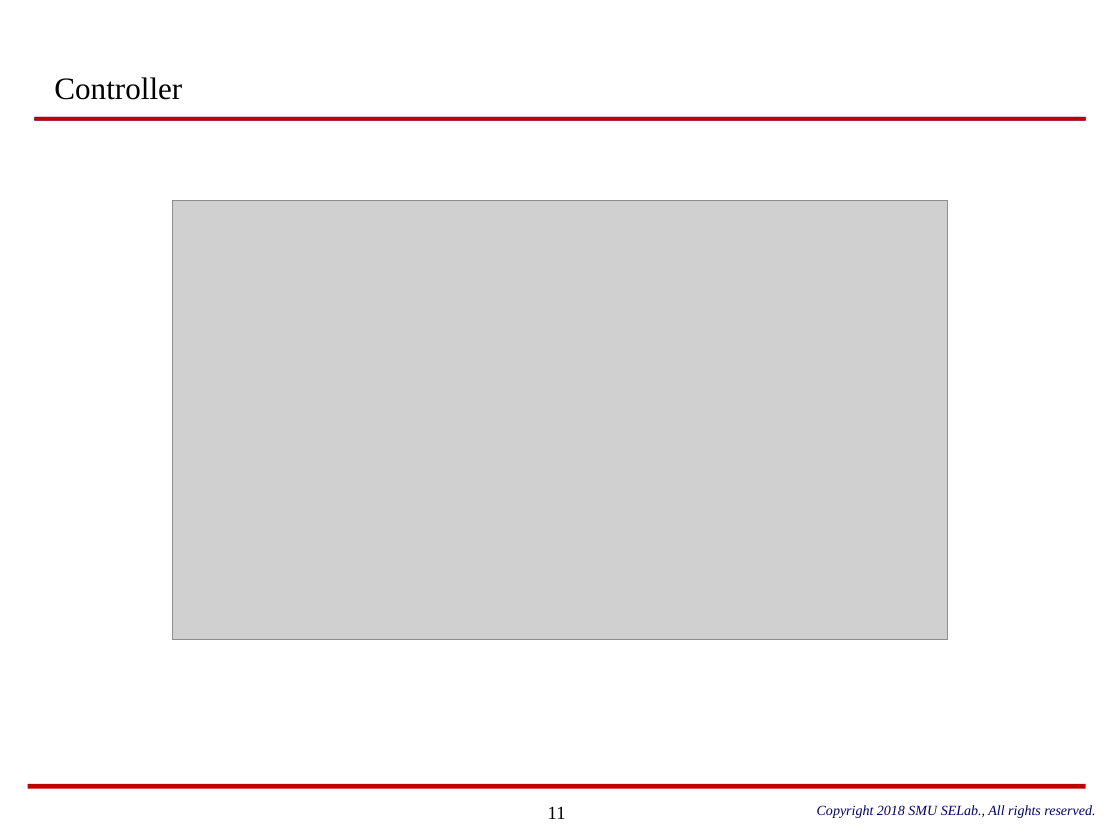
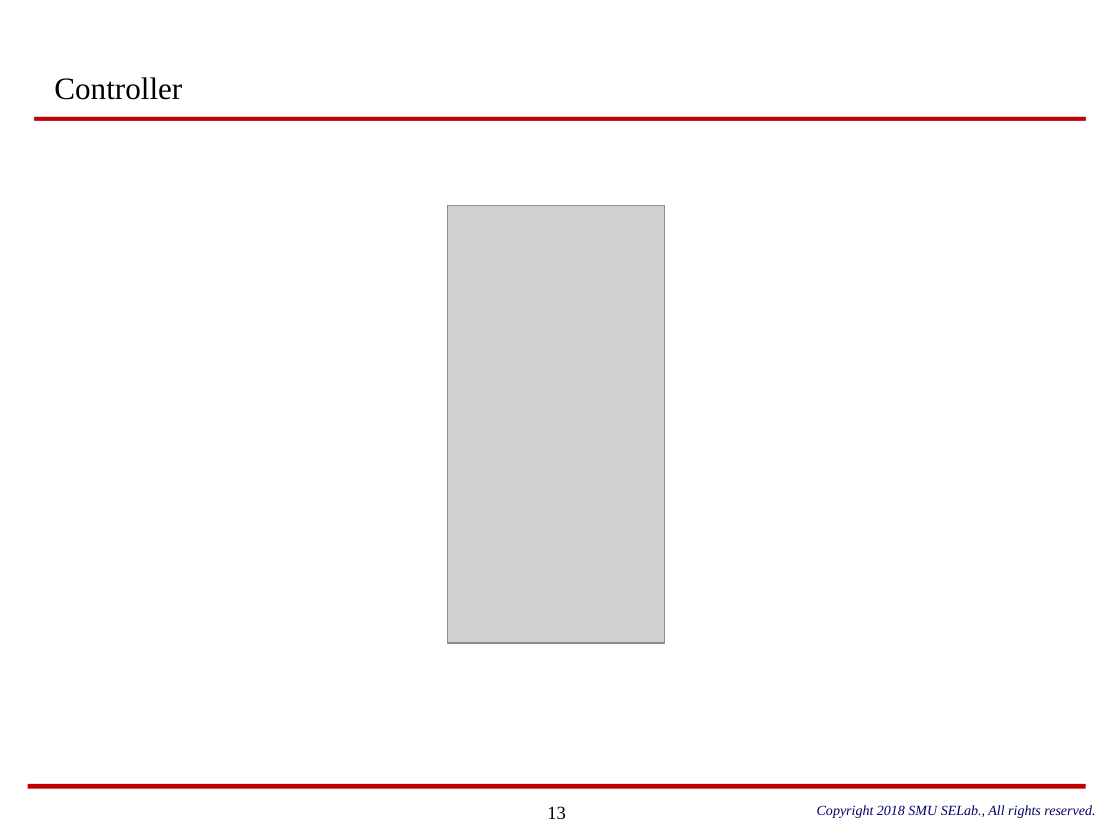
Before and after one commit to SungPilHan/brick_crush, a slide deck: slide 13 of Doc/[OOP] Brick Breaker_최종.pptx (slide 11 before the commit). Drawn at 1120x840 pixels with LibreOffice and Linux fonts; fonts in the diff are those of the drawing; grey boxes stand for pictures. Boxes give left, top, right and bottom in pixels: in the first picture for what was removed or moved away, otherwise in the second. Text is boxed around its words. In the diff, an @@ line names an element or a change of style, - is before the commit and + after.

```diff
--- a/Doc/[OOP] Brick Breaker_최종.pptx
+++ b/Doc/[OOP] Brick Breaker_최종.pptx
@@ picture removed at bbox=[172, 200, 948, 641] @@
@@ picture added at bbox=[448, 206, 665, 643] @@
@@ page number at bbox=[547, 806, 566, 820]: text changed @@
-11
+13
```
Also in this commit, not shown: 9 other slides changed, 6 slides added, 2 slides removed.
